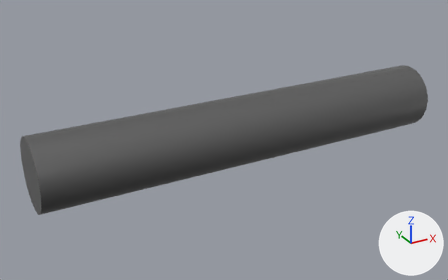
One commit to the glTF model public/rebuilt/simready-stationery_chalk_stick_a06.glb: the scene before it, then after it.
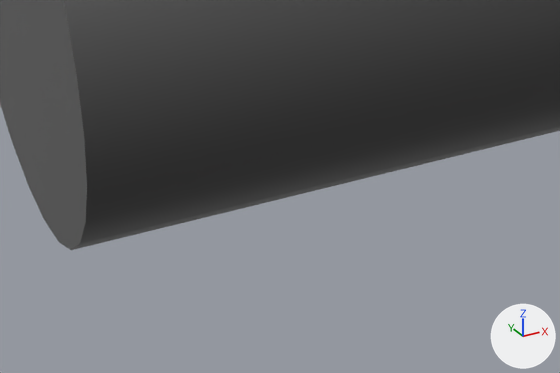
The first picture shows the older version from a 50 mm lens placed at (-0.06, -0.0998, 0.0555), pointed at (-0.0043, 0.0015, 0.0049). The close-ups show the older and then the newer version on the part from 6% to 24% of the width and 64% to 83% of the height of that picture. Only the edits that show in the close-ups are written down. The lights are fixed; the arrows at lower right show +X, +Y and +Z. Where no turn or scale is listed for an object, it has been applied to the vertices. Vertices at exactly the same position are counted once.

Names of what the first close-up shows: 'rod'.
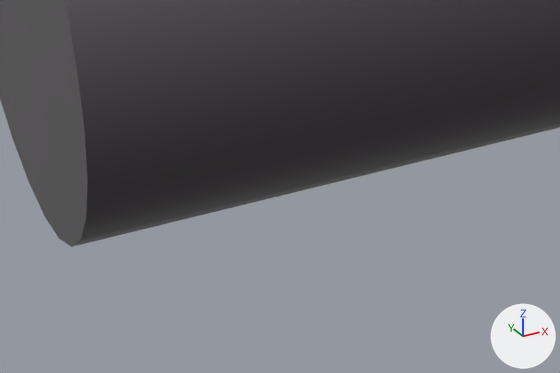
What differs and where, as boxes (x1, y1, x2, y2) in the close-ups (560 x 373 px):
'rod', recoloured, moved: before (0, 0, 560, 250); after (0, 0, 560, 247)

What changed in the scene script:
```text
Change mat_steel__888888:
    where n0 = _N.new('ShaderNodeBsdfPrincipled'); n0.name = 'Principled BSDF'
    remove n0.inputs[0].default_value = (0.246, 0.246, 0.246, 1.0)  # 'Base Color', grey #888888
    add n2 = _N.new('ShaderNodeMix'); n2.name = 'Mix'
    add n2.data_type = 'RGBA'
    add n2.blend_type = 'MULTIPLY'
    add n2.inputs[0].default_value = 1.0  # 'Factor'
    add n2.inputs[7].default_value = (0.246, 0.246, 0.246, 1.0)  # 'B', grey #888888
    add n3 = _N.new('ShaderNodeVertexColor'); n3.name = 'Color Attribute'
    add _L.new(n2.outputs[2], n0.inputs[0])  # 'Result' to 'Base Color'
    add _L.new(n3.outputs[0], n2.inputs[6])  # 'Color' to 'A'
Change me_rod:
    where me_rod.from_pydata(...)  # 54 vertices, 104 faces; spans x -0.0432..0.0432, y -0.0069..0.0069, z -0.0069..0.0069
    used by ob_rod; location = (0.0, 0.0, 0.00689)
    me_rod part 1: vertex colours changed
Change ob_rod:
    ob_rod.location: (0.0, 0.0, 0.00689) -> (0.00005, 0.00012, 0.00691)
```
